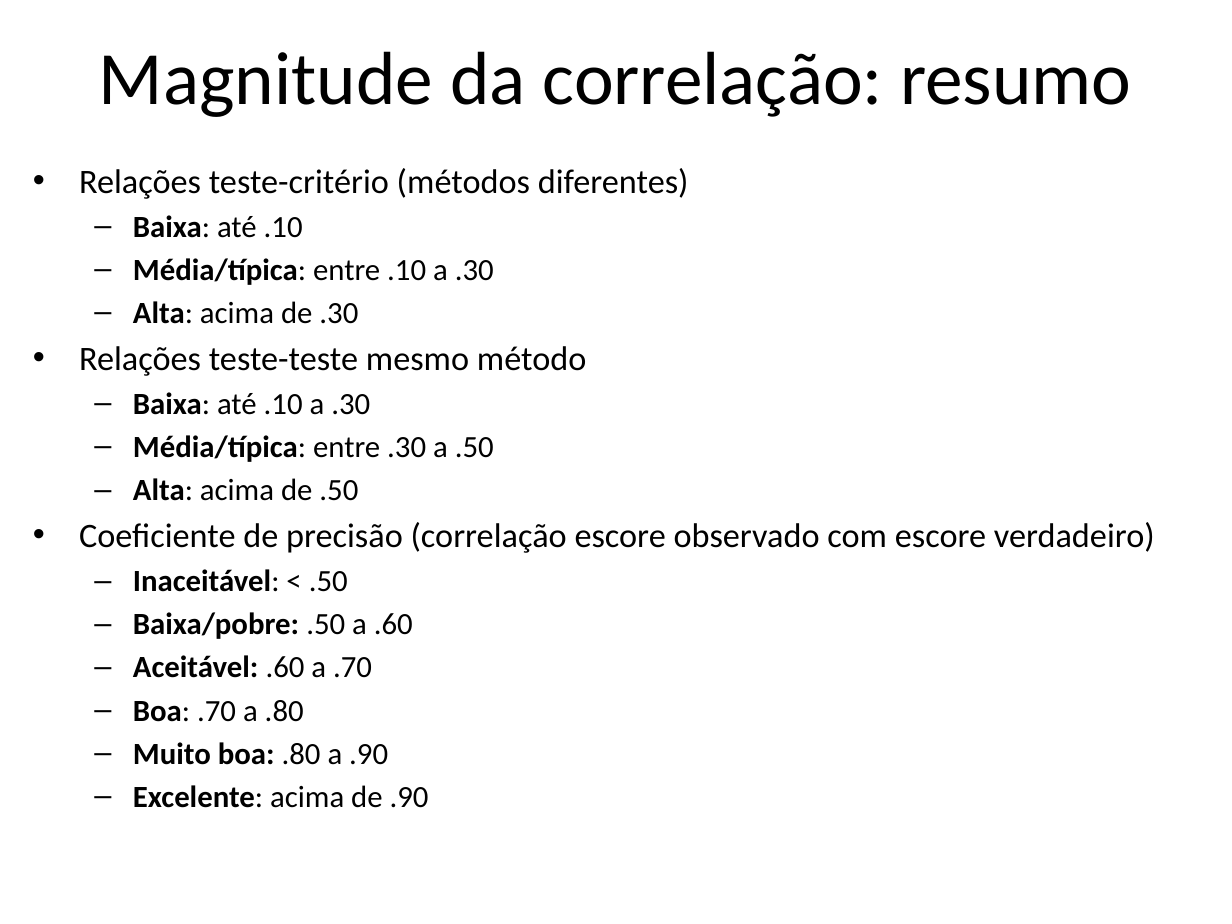
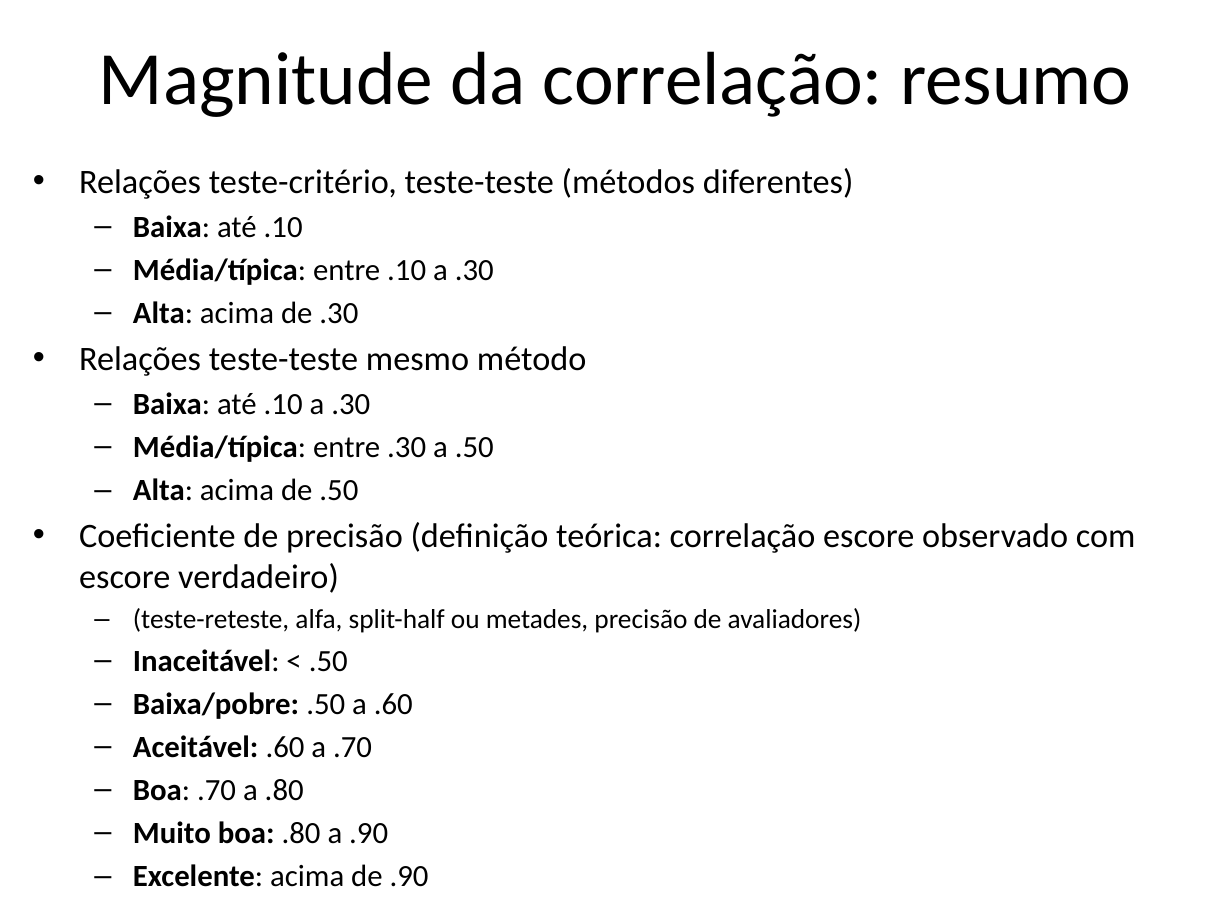
Before and after one commit to rprimi/ds_stat, a slide deck: slide 18 of slides/a3_correlacao.pptx. Drawn at 1232x924 pixels with LibreOffice and Linux fonts; fonts in the diff are those of the drawing. Boxes give left, top, right and bottom in pixels: in the first picture for what was removed or moved away, otherwise in the second. Text is boxed around its words. In the diff, an @@ line names an element or a change of style, - is before the commit and + after.

Commit message:
Update 21/11

```diff
--- a/slides/a3_correlacao.pptx
+++ b/slides/a3_correlacao.pptx
@@ text at [79,168,854,199]: text changed @@
-• Relações teste-critério (métodos diferentes)
+• Relações teste-critério, teste-teste (métodos diferentes)
@@ text at [79,522,1136,633]: text changed @@
-• Coeficiente de precisão (correlação escore observado com escore verdadeiro)
+• Coeficiente de precisão (definição teórica: correlação escore observado com escore verdadeiro)
+  – (teste-reteste, alfa, split-half ou metades, precisão de avaliadores)
```
Also in this commit, not shown: 1 other slide changed, 1 slide added, 1 slide removed.
